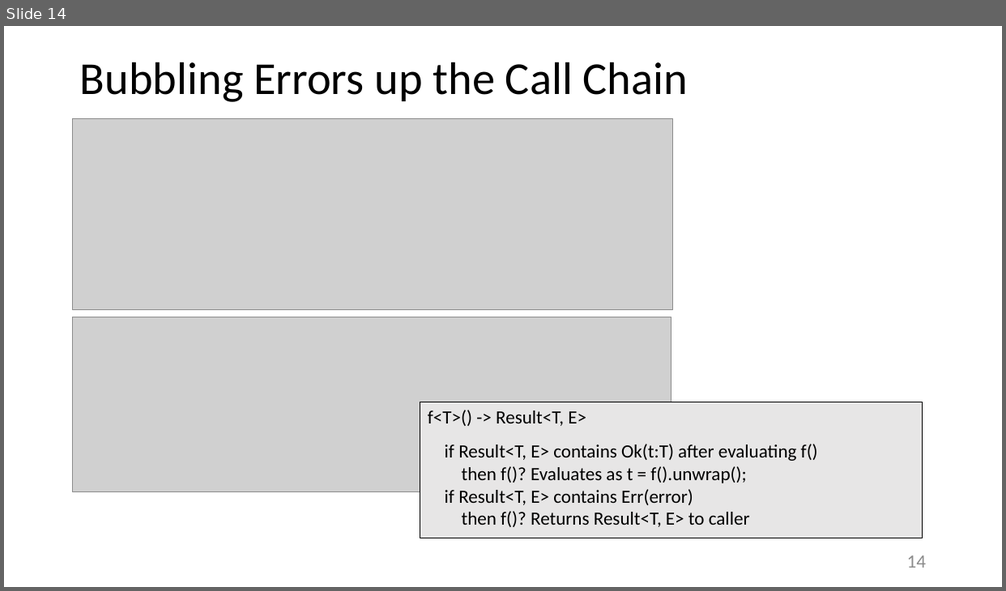
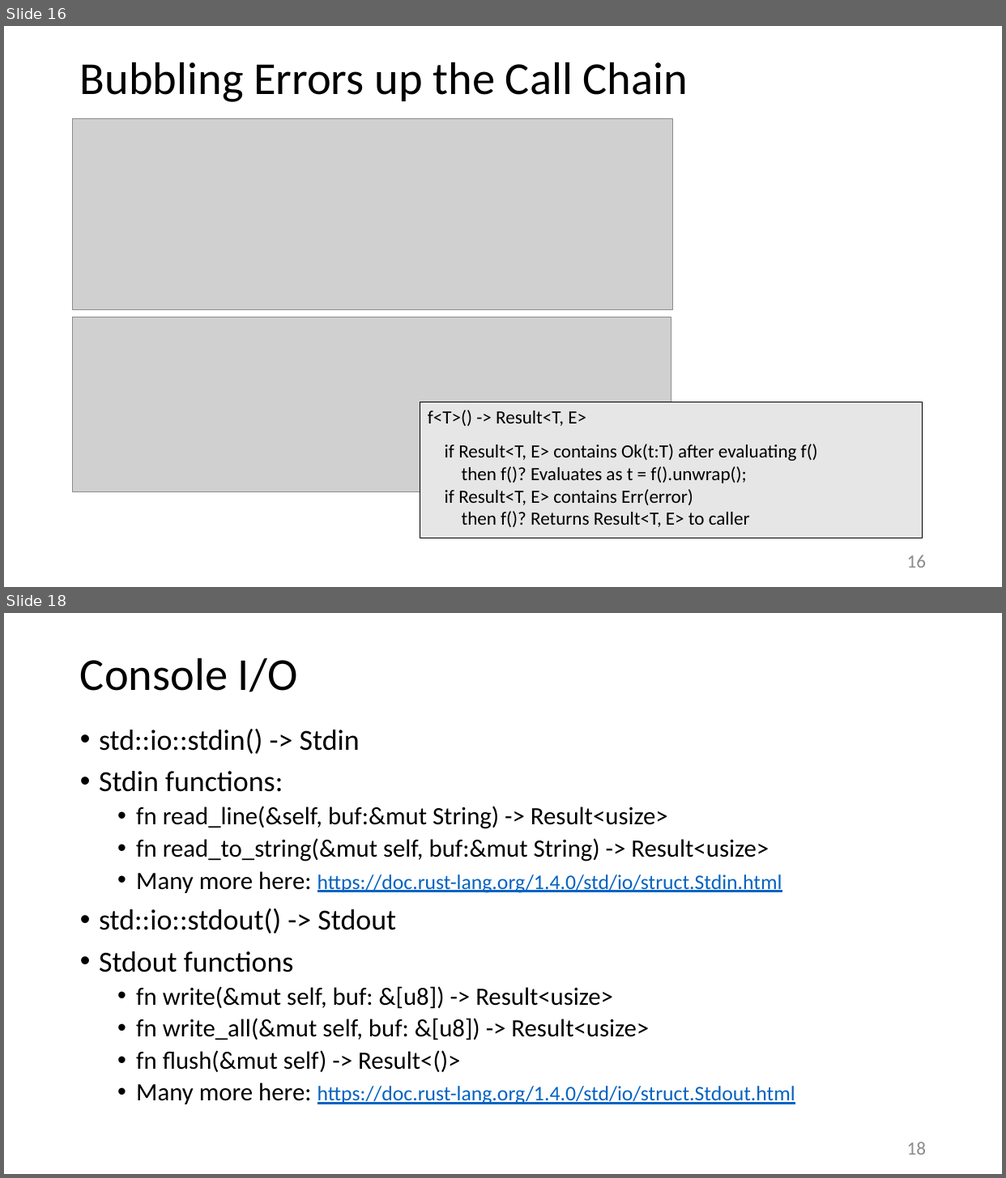
Before and after one commit to JimFawcett/JimFawcett.github.io, a slide deck: Resources/RustErrorHandling.pptx. Shown one above the other, each under a label of ours: slide 14 before the commit, slides 16 and 18 after it; the slides between them are not shown. The pictures are 1006x591 and 1006x1178 pixels, drawn with LibreOffice and Linux fonts; fonts in the diff are those of the drawing; grey boxes stand for pictures. Boxes give left, top, right and bottom in pixels: in the first picture for what was removed or moved away, otherwise in the second. Text is boxed around its words. In the diff, an @@ line names an element or a change of style, - is before the commit and + after.

```diff
--- a/Resources/RustErrorHandling.pptx
+++ b/Resources/RustErrorHandling.pptx
@@ slide 18 added at (x1=4, y1=613, x2=1002, y2=1174), background #FFFFFF @@
@@ title added at (x1=80, y1=658, x2=297, y2=692), 44 pt, text #000000 @@
+Console I/O
@@ text added at (x1=99, y1=729, x2=795, y2=1105), 24 pt, text #000000 @@
+• std::io::stdin() -> Stdin
+• Stdin functions:
+  • fn read_line(&self, buf:&mut String) -> Result<usize>
+  • fn read_to_string(&mut self, buf:&mut String) -> Result<usize>
+  • Many more here: https://doc.rust-lang.org/1.4.0/std/io/struct.Stdin.html
+• std::io::stdout() -> Stdout
+• Stdout functions
+  • fn write(&mut self, buf: &[u8]) -> Result<usize>
+  • fn write_all(&mut self, buf: &[u8]) -> Result<usize>
+  • fn flush(&mut self) -> Result<()>
+  • Many more here: https://doc.rust-lang.org/1.4.0/std/io/struct.Stdout.html
@@ page number added at (x1=907, y1=1142, x2=926, y2=1155), 18 pt, text #8C8C8C @@
+18
@@ what was slide 14 is now slide 16 @@
@@ page number at (x1=907, y1=555, x2=926, y2=568): text changed @@
-14
+16
```
Also in this commit, not shown: 5 slides changed, 4 other slides added, 1 other file.
